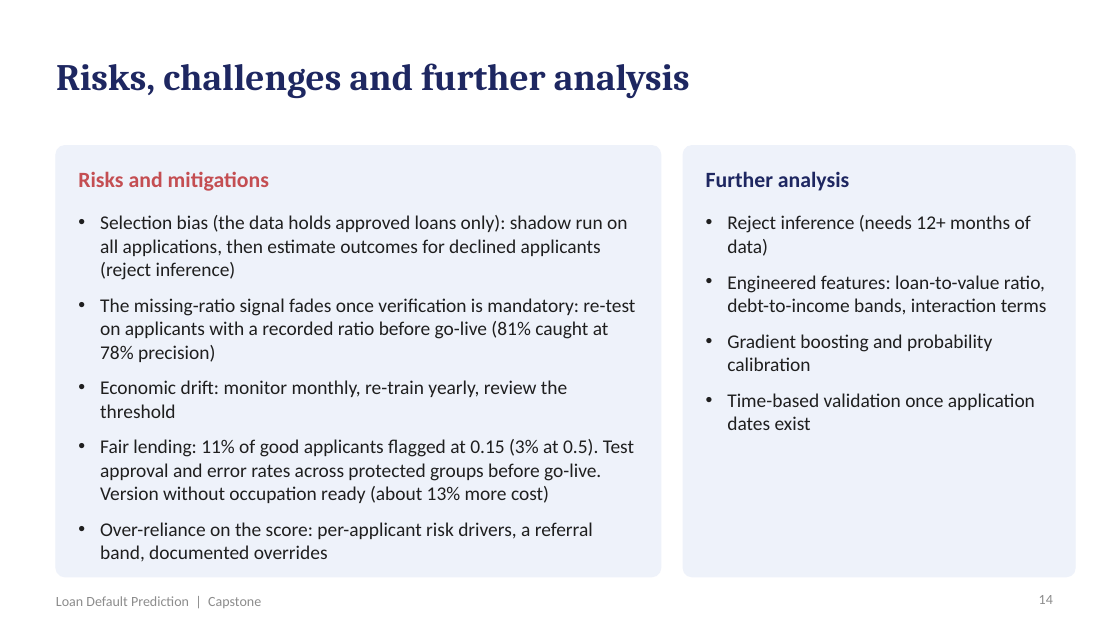
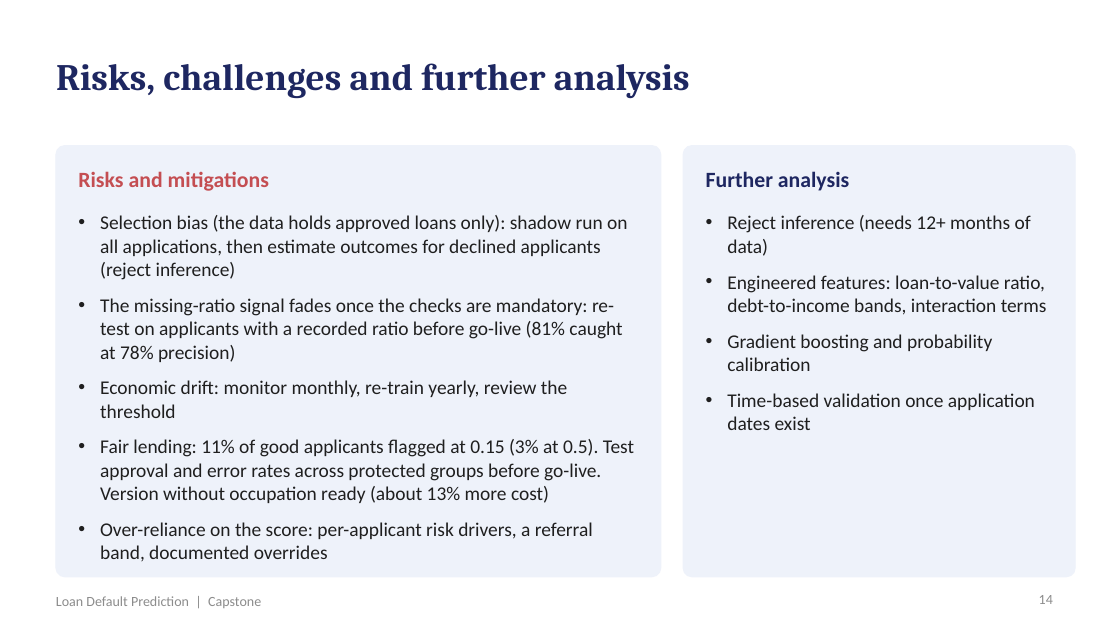
Before and after one commit to shubham1891/Personal-code, a slide deck: slide 14 of presentation/Loan_Default_Prediction_Presentation.pptx. Drawn at 1120x630 pixels with LibreOffice and Linux fonts; fonts in the diff are those of the drawing. Boxes give left, top, right and bottom in pixels: in the first picture for what was removed or moved away, otherwise in the second. Text is boxed around its words. In the diff, an @@ line names an element or a change of style, - is before the commit and + after.

```diff
--- a/presentation/Loan_Default_Prediction_Presentation.pptx
+++ b/presentation/Loan_Default_Prediction_Presentation.pptx
@@ text at box(100, 298, 622, 362): text changed @@
-• The missing-ratio signal fades once verification is mandatory: re-test on applicants with a recorded ratio before go-live (81% caught at 78% precision)
+• The missing-ratio signal fades once the checks are mandatory: re-test on applicants with a recorded ratio before go-live (81% caught at 78% precision)
```
Also in this commit, not shown: 5 other slides changed, 6 other files.
